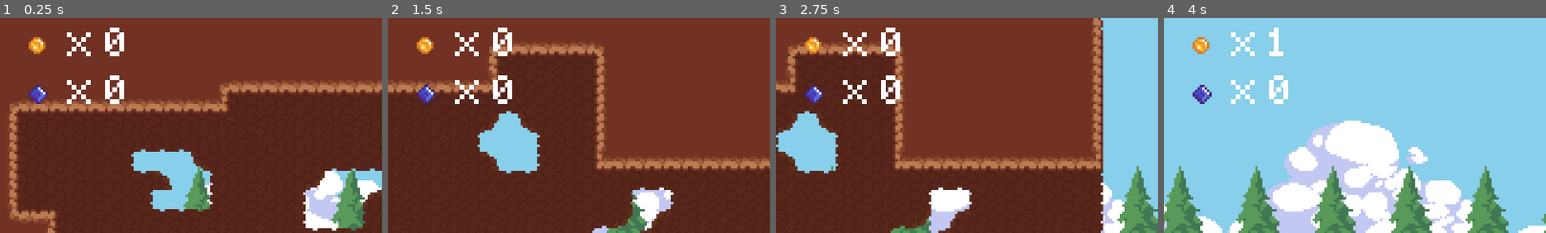
Above: before the commit, frames 1-4 (left to right).
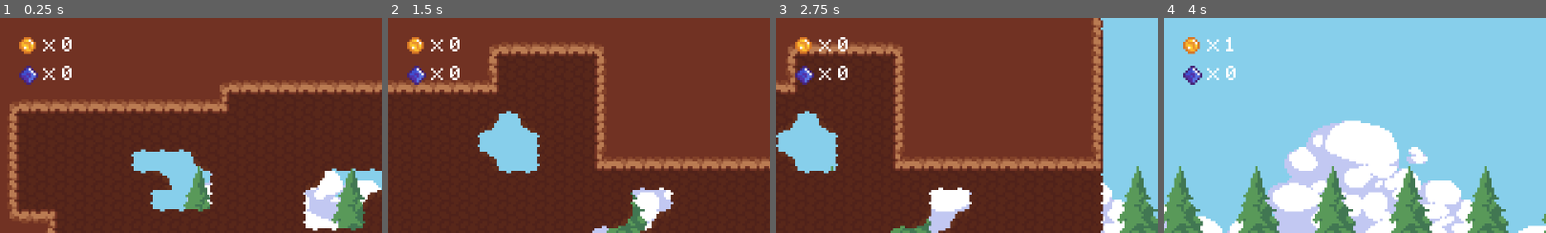
Above: after the commit, the same moments.

Repository: AashaStudios/ProjectRun
Game: Godot game, scene res://scenes/game.tscn
Two runs of this game, one before a commit and one after it. Both use one fixed random seed, a clock stepped at 60 frames per second and the inputs below.
Inputs:
- Up to frame 1 (0.25 s): no input
- Up to frame 2 (1.5 s): hold Right (right) from 0.53 s (still down); tap Z (dash) at 0.6, 1.35 s; tap Space (jump) at 0.77 s
- Up to frame 3 (2.75 s): tap Space (jump) at 1.52 s; release Right (right) at 2.03 s; hold Left (left) from 2.03 s (still down); tap Z (dash) at 2.1 s
- Up to frame 4 (4 s): release Left (left) at 2.78 s; hold Right (right) from 2.78 s (still down); tap Z (dash) at 2.85, 3.6 s; tap Space (jump) at 3.02, 3.77 s
The pictures show only the part of the screen within x 0-50%, y 0-50%; the shares and areas given below are measured in that part.

The runs differ from the first frame. In frame 1, 2.8% of the frame differs, in the area x 5-33%, y 4-40%; in frame 2, 2.8%; in frame 3, 2.8%; in frame 4, 2.6%.

Commit message:
Fix few bugs

Diff:
--- a/scenes/game_hud.gd
+++ b/scenes/game_hud.gd
@@ -7,5 +7,5 @@
 
 
 func _process(_delta: float) -> void:
-    coin_count_label.text = "x " + str(game_manager.coins)
-    gem_count_label.text = "x " + str(game_manager.gems)
+    coin_count_label.text = " x " + str(game_manager.coins)
+    gem_count_label.text = " x " + str(game_manager.gems)
--- a/scenes/game_hud.tscn
+++ b/scenes/game_hud.tscn
@@ -20,10 +20,10 @@
 
 [node name="Coins" type="Panel" parent="."]
 layout_mode = 0
-offset_left = 4.0
-offset_top = 4.0
-offset_right = 76.0
-offset_bottom = 20.0
+offset_left = 8.0
+offset_top = 8.0
+offset_right = 40.0
+offset_bottom = 16.0
 theme_override_styles/panel = SubResource("StyleBoxEmpty_gjmhc")
 
 [node name="CoinImage" type="Panel" parent="Coins"]
@@ -31,9 +31,8 @@
 anchors_preset = 4
 anchor_top = 0.5
 anchor_bottom = 0.5
-offset_left = 8.0
 offset_top = -4.0
-offset_right = 16.0
+offset_right = 8.0
 offset_bottom = 4.0
 grow_vertical = 2
 theme_override_styles/panel = SubResource("StyleBoxEmpty_pexd4")
@@ -54,22 +53,22 @@
 anchor_top = 0.5
 anchor_right = 1.0
 anchor_bottom = 0.5
-offset_left = -48.0
-offset_top = -8.0
-offset_right = -8.0
-offset_bottom = 8.0
+offset_left = -24.0
+offset_top = -4.0
+offset_bottom = 4.0
 grow_horizontal = 0
 grow_vertical = 2
 theme_override_fonts/font = ExtResource("2_n64bn")
+theme_override_font_sizes/font_size = 8
 text = "x C"
 vertical_alignment = 2
 
 [node name="Gems" type="Panel" parent="."]
 layout_mode = 0
-offset_left = 4.0
-offset_top = 24.0
-offset_right = 76.0
-offset_bottom = 40.0
+offset_left = 8.0
+offset_top = 20.0
+offset_right = 40.0
+offset_bottom = 28.0
 theme_override_styles/panel = SubResource("StyleBoxEmpty_gjmhc")
 
 [node name="GemImage" type="Panel" parent="Gems"]
@@ -77,9 +76,8 @@
 anchors_preset = 4
 anchor_top = 0.5
 anchor_bottom = 0.5
-offset_left = 8.0
 offset_top = -4.0
-offset_right = 16.0
+offset_right = 8.0
 offset_bottom = 4.0
 grow_vertical = 2
 theme_override_styles/panel = SubResource("StyleBoxEmpty_pexd4")
@@ -100,12 +98,11 @@
 anchor_top = 0.5
 anchor_right = 1.0
 anchor_bottom = 0.5
-offset_left = -48.0
-offset_top = -8.0
-offset_right = -8.0
-offset_bottom = 8.0
+offset_left = -24.0
+offset_top = -4.0
+offset_bottom = 4.0
 grow_horizontal = 0
 grow_vertical = 2
 theme_override_fonts/font = ExtResource("2_n64bn")
+theme_override_font_sizes/font_size = 8
 text = "x C"
-vertical_alignment = 2
--- a/scenes/game_manager.gd
+++ b/scenes/game_manager.gd
@@ -1,8 +1,4 @@
 extends Node
-
-
-@onready var coin_count_label: Label = %CoinCountLabel
-@onready var gem_count_label: Label = %GemCountLabel
 
 
 var coins: int = 0
--- a/scenes/gem.gd
+++ b/scenes/gem.gd
@@ -2,7 +2,6 @@
 
 
 @onready var game_manager: Node = %GameManager
-@onready var gem_count_label: Label = %GemCountLabel
 
 
 func _ready() -> void:
